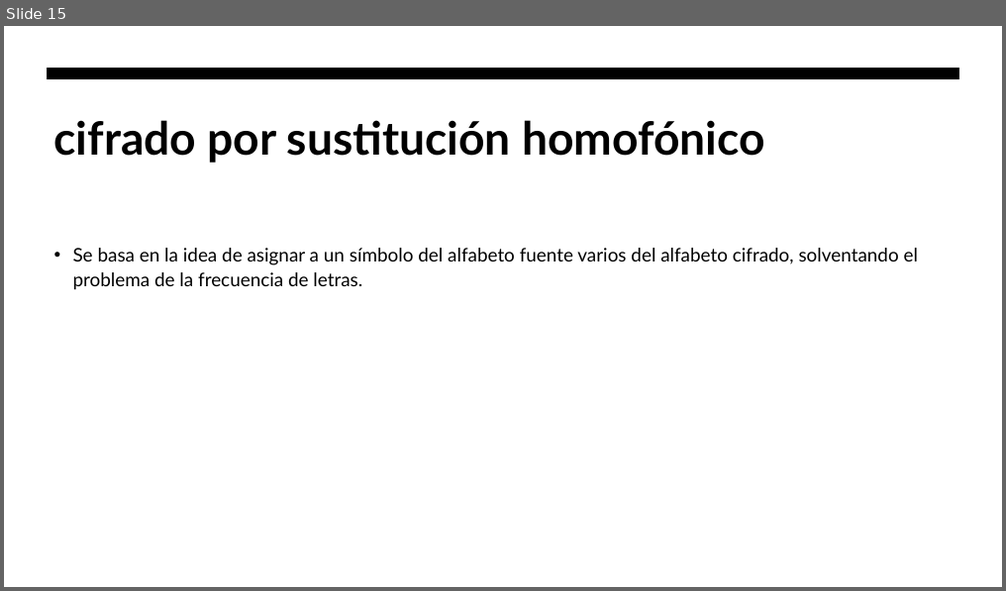
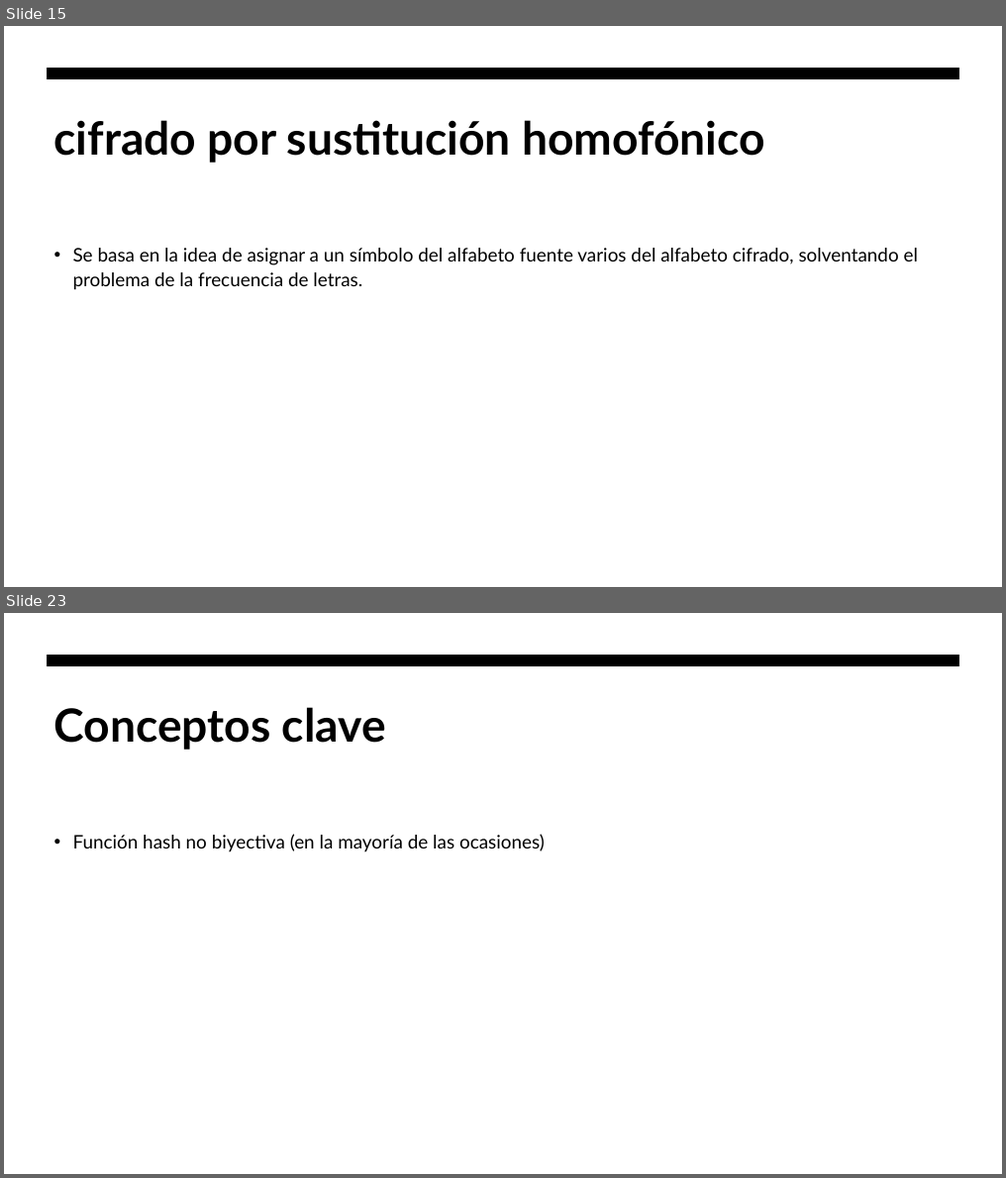
Before and after one commit to hombrefrustrado/criptografia-presentaci-n, a slide deck: criptografía teorica.pptx. Shown one above the other, each under a label of ours: slide 15 before the commit, slides 15 and 23 after it; the slides between them are not shown. The pictures are 1006x591 and 1006x1178 pixels, drawn with LibreOffice and Linux fonts; fonts in the diff are those of the drawing. Boxes give left, top, right and bottom in pixels: in the first picture for what was removed or moved away, otherwise in the second. Text is boxed around its words. In the diff, an @@ line names an element or a change of style, - is before the commit and + after.

```diff
--- a/criptografía teorica.pptx
+++ b/criptografía teorica.pptx
@@ slide 23 added at (x1=4, y1=613, x2=1002, y2=1174), background #FFFFFF; not listed: 1 template element that a slide beside it also shows @@
@@ title added at (x1=54, y1=707, x2=386, y2=750), 44 pt, text #000000, bold @@
+Conceptos clave
@@ text added at (x1=73, y1=834, x2=545, y2=853), 18 pt, text #000000 @@
+• Función hash no biyectiva (en la mayoría de las ocasiones)
```
Also in this commit, not shown: 1 slide changed, 8 other slides added, 4 other files.
